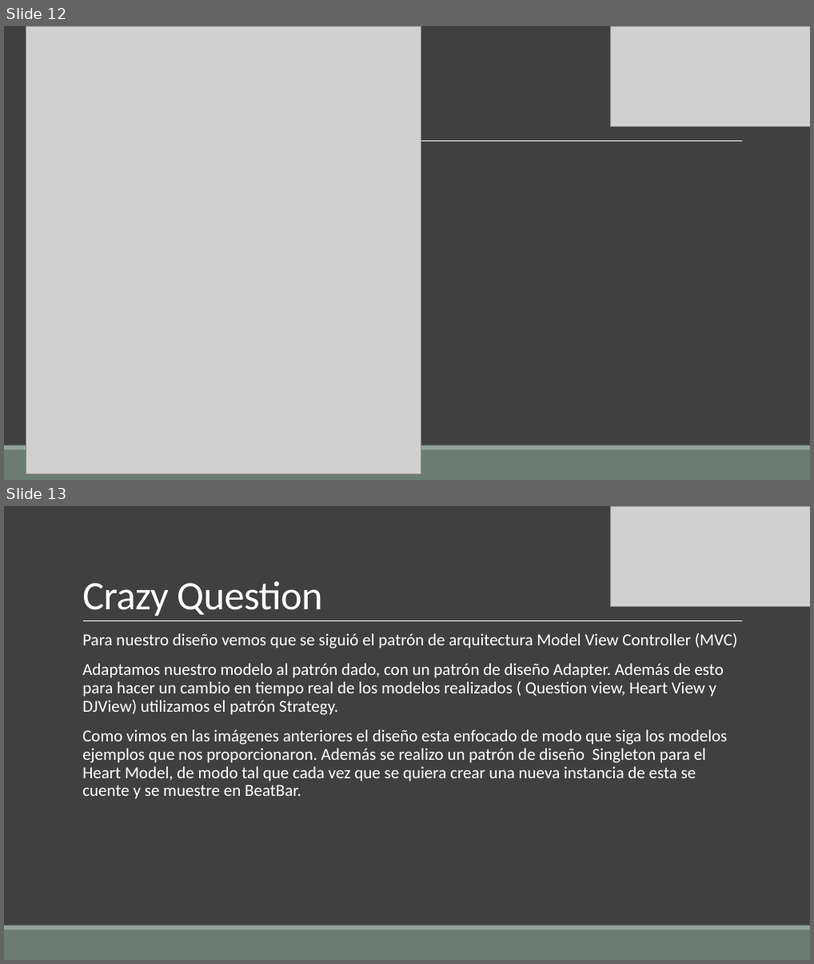
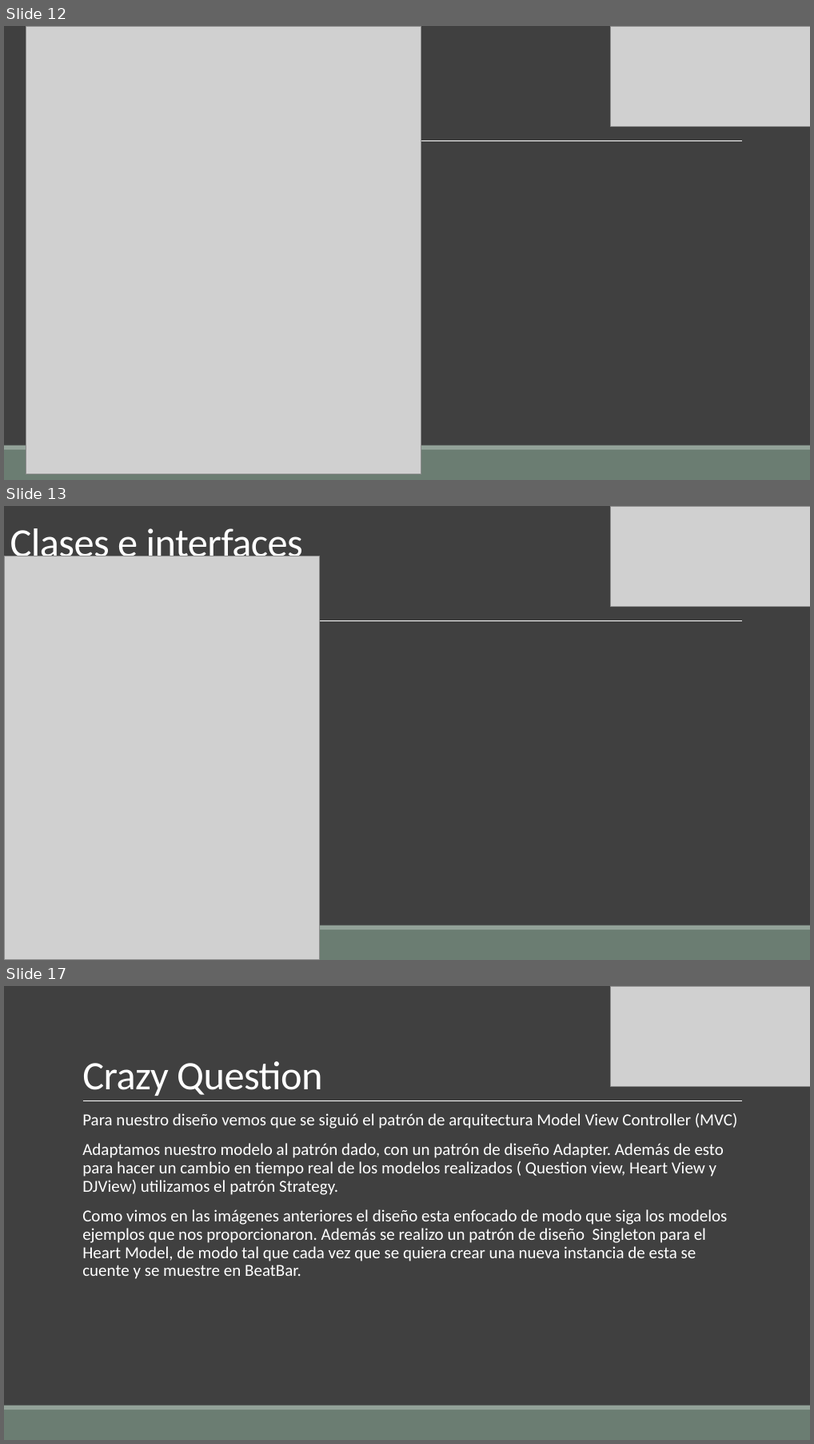
Before and after one commit to juanmadelboca/IngSoft-2016-2Cores4Threads, a slide deck: docs/Trabajo Final De Ingeniería En Software.pptx. Shown one above the other, each under a label of ours: slides 12 and 13 before the commit, slides 12, 13 and 17 after it; the slides between them are not shown. The pictures are 814x964 and 814x1444 pixels, drawn with LibreOffice and Linux fonts; fonts in the diff are those of the drawing; grey boxes stand for pictures. Boxes give left, top, right and bottom in pixels: in the first picture for what was removed or moved away, otherwise in the second. Text is boxed around its words. In the diff, an @@ line names an element or a change of style, - is before the commit and + after.

```diff
--- a/docs/Trabajo Final De Ingeniería En Software.pptx
+++ b/docs/Trabajo Final De Ingeniería En Software.pptx
@@ slide 13 added at box(4, 506, 810, 960), background #404040; not listed: 3 template elements that a slide beside it also shows @@
@@ title added at box(10, 528, 303, 566), 48 pt, text #FFFFFF @@
+Clases e interfaces
@@ picture added at box(610, 506, 810, 607) @@
@@ picture added at box(4, 556, 319, 959) @@
@@ what was slide 13 is now slide 17 @@
```
Also in this commit, not shown: 10 other slides added.
